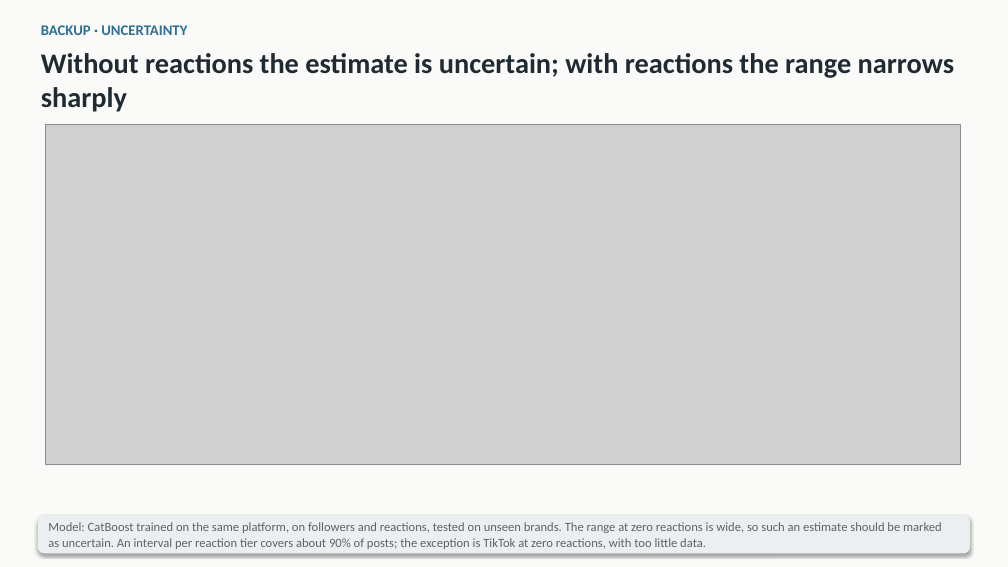
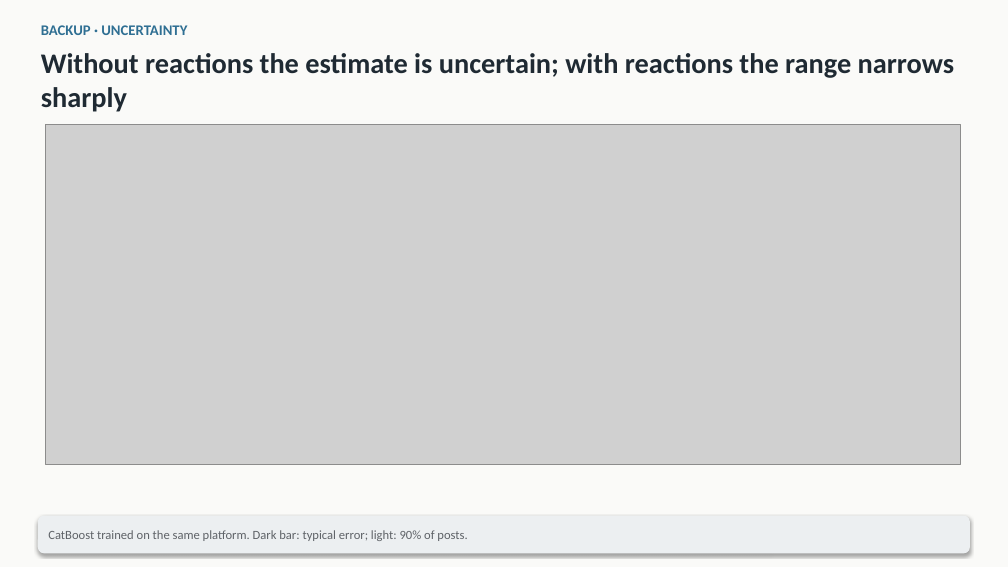
Before and after one commit to mikolaj-olesinski/Digital-Media-Analysis-PWR, a slide deck: slide 5 of pitchdeck/class_en.pptx. Drawn at 1008x567 pixels with LibreOffice and Linux fonts; fonts in the diff are those of the drawing; grey boxes stand for pictures. Boxes give left, top, right and bottom in pixels: in the first picture for what was removed or moved away, otherwise in the second. Text is boxed around its words. In the diff, an @@ line names an element or a change of style, - is before the commit and + after.

```diff
--- a/pitchdeck/class_en.pptx
+++ b/pitchdeck/class_en.pptx
@@ text at box(48, 530, 467, 541): text changed @@
-Model: CatBoost trained on the same platform, on followers and reactions, tested on unseen brands. The range at zero reactions is wide, so such an estimate should be marked as uncertain. An interval per reaction tier covers about 90% of posts; the exception is TikTok at zero reactions, with too little data.
+CatBoost trained on the same platform. Dark bar: typical error; light: 90% of posts.
```
Also in this commit, not shown: 4 other slides changed, 4 other files.
